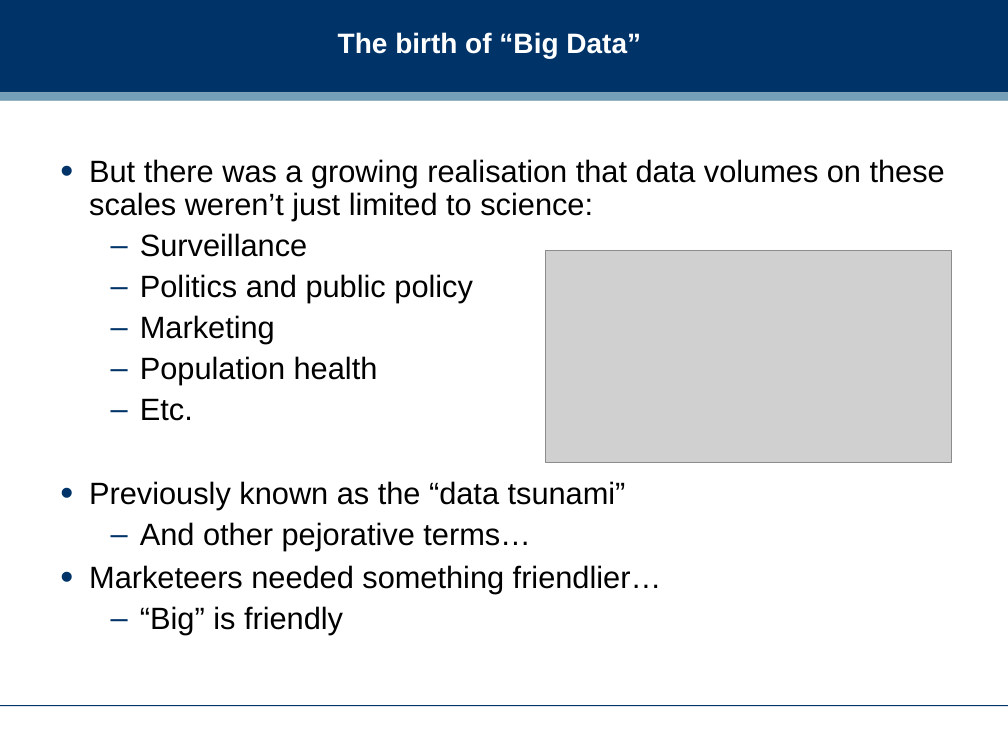
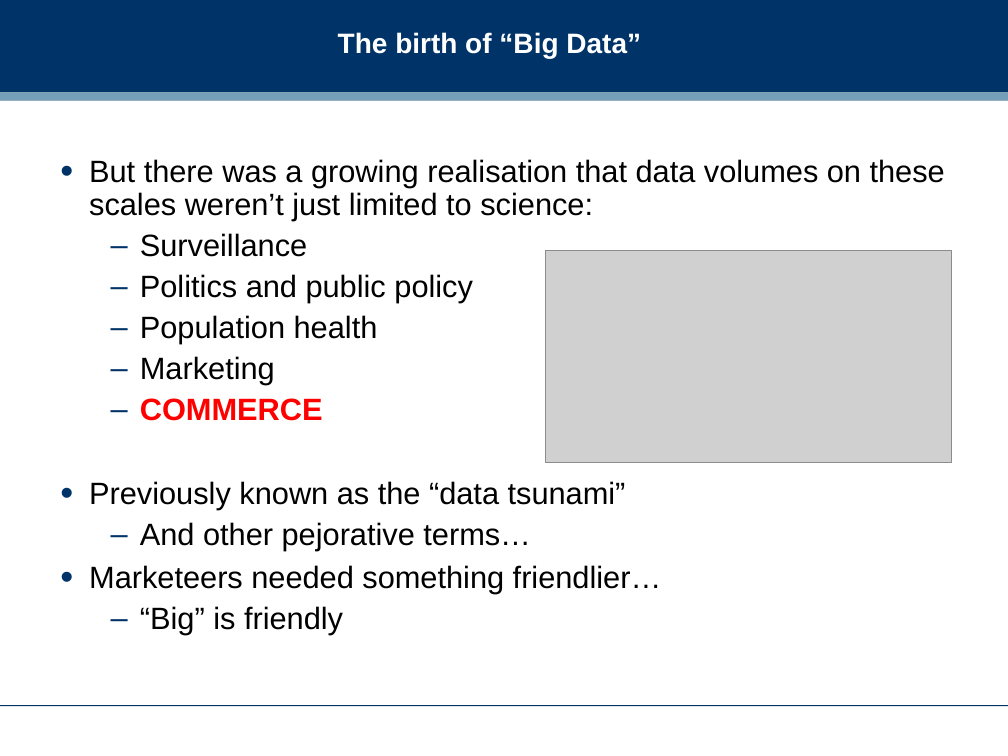
Before and after one commit to dreamind/ix, a slide deck: slide 6 of lectures/informatics-society/bigdata.ppt (slide 10 before the commit). Drawn at 1008x756 pixels with LibreOffice and Linux fonts; fonts in the diff are those of the drawing; grey boxes stand for pictures; background and template pictures are left out. Boxes give left, top, right and bottom in pixels: in the first picture for what was removed or moved away, otherwise in the second. Text is boxed around its words. In the diff, an @@ line names an element or a change of style, - is before the commit and + after.

Commit message:
Big Data slides and landing page updated

```diff
--- a/lectures/informatics-society/bigdata.ppt
+++ b/lectures/informatics-society/bigdata.ppt
@@ text at bbox=[140, 315, 378, 344]: paragraph added @@
+  – Population health
@@ text at bbox=[140, 398, 323, 421]: text changed; text colour #000000 to #FF0000; bold on @@
-  – Population health
-  – Etc.
+  – COMMERCE
```
Also in this commit, not shown: 11 other slides changed, 13 slides added, 12 slides removed, 1 other file.
